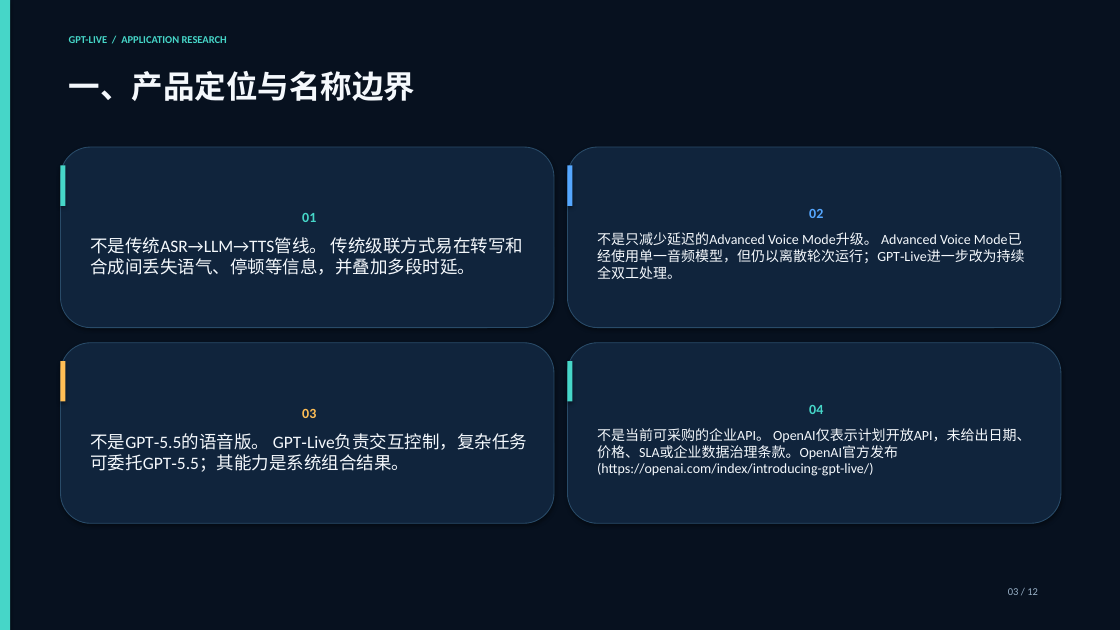
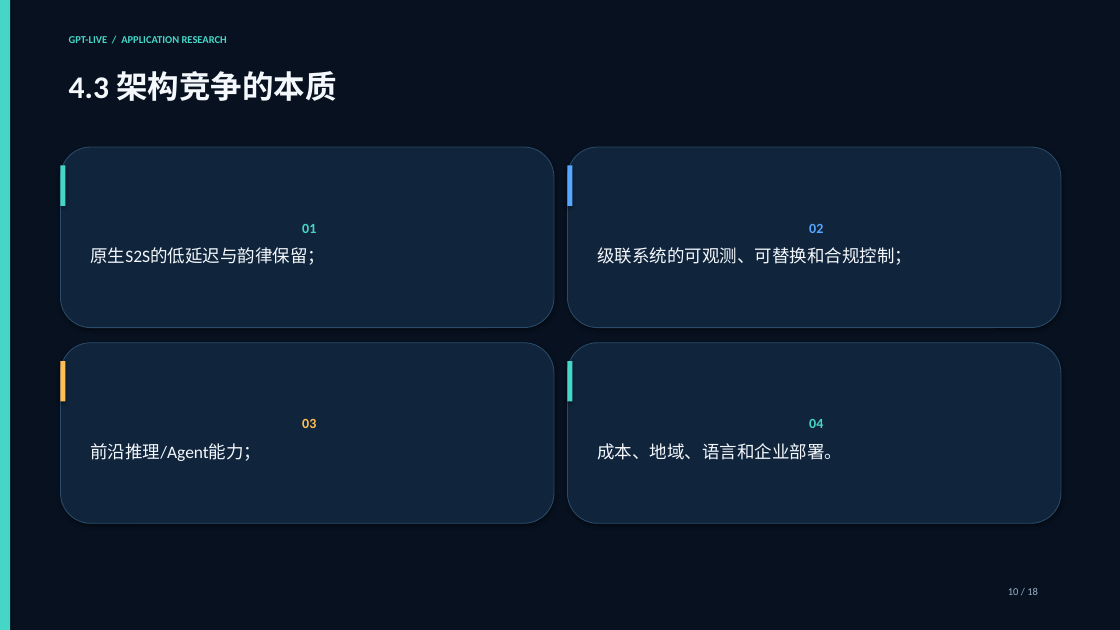
Before and after one commit to sushioo170506-ship-it/northstar, a slide deck: slide 10 of outputs/gpt-live-application-research/gpt-live-deck.pptx (slide 3 before the commit). Drawn at 1120x630 pixels with LibreOffice and Linux fonts; fonts in the diff are those of the drawing. Boxes give left, top, right and bottom in pixels: in the first picture for what was removed or moved away, otherwise in the second. Text is boxed around its words. In the diff, an @@ line names an element or a change of style, - is before the commit and + after.

```diff
--- a/outputs/gpt-live-application-research/gpt-live-deck.pptx
+++ b/outputs/gpt-live-application-research/gpt-live-deck.pptx
@@ text at (69,71,337,101): text changed @@
-一、产品定位与名称边界
+4.3 架构竞争的本质
@@ text in rounded rectangle at (90,247,325,265): text changed @@
-不是传统ASR→LLM→TTS管线。 传统级联方式易在转写和合成间丢失语气、停顿等信息，并叠加多段时延。
+原生S2S的低延迟与韵律保留；
@@ text in rounded rectangle at (597,247,912,265): text changed; size 12 to 15 pt @@
-不是只减少延迟的Advanced Voice Mode升级。 Advanced Voice Mode已经使用单一音频模型，但仍以离散轮次运行；GPT‑Live进一步改为持续全双工处理。
+级联系统的可观测、可替换和合规控制；
@@ text in rounded rectangle at (90,443,261,461): text changed @@
-不是GPT‑5.5的语音版。 GPT‑Live负责交互控制，复杂任务可委托GPT‑5.5；其能力是系统组合结果。
+前沿推理/Agent能力；
@@ text in rounded rectangle at (597,443,842,460): text changed; size 12 to 15 pt @@
-不是当前可采购的企业API。 OpenAI仅表示计划开放API，未给出日期、价格、SLA或企业数据治理条款。OpenAI官方发布 (https://openai.com/index/introducing-gpt-live/)
+成本、地域、语言和企业部署。
@@ text at (1008,588,1038,595): text changed @@
-03 / 12
+10 / 18
```
Also in this commit, not shown: 6 other slides changed, 11 slides added, 5 slides removed, 6 other files.
